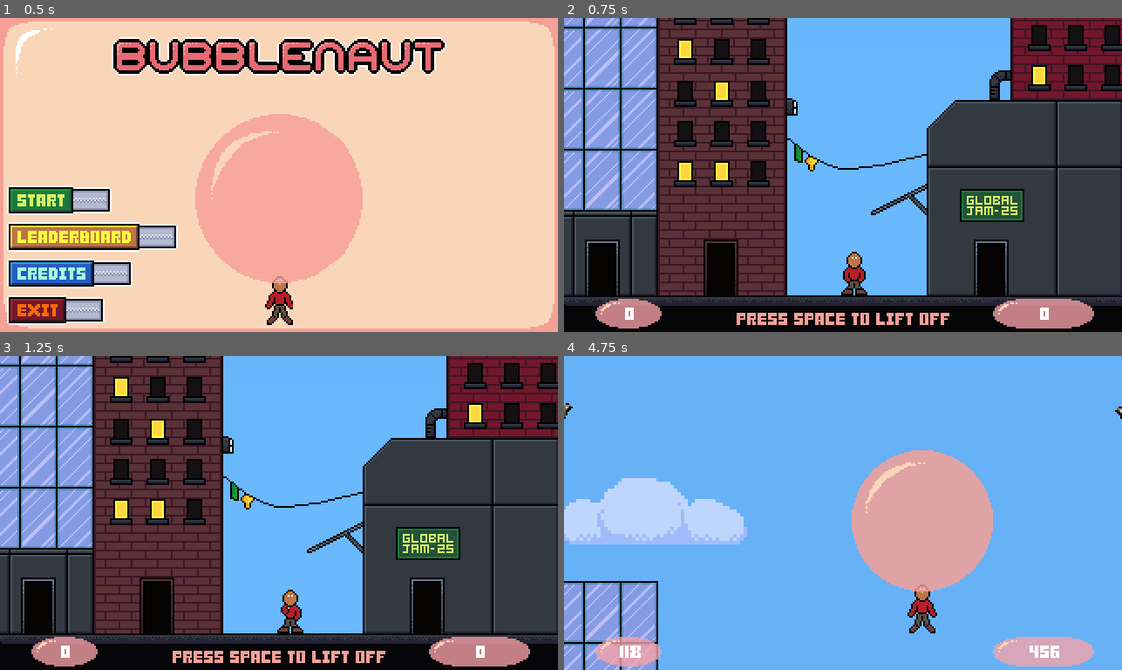
Above: before the commit, frames 1-4 (two rows, left to right).
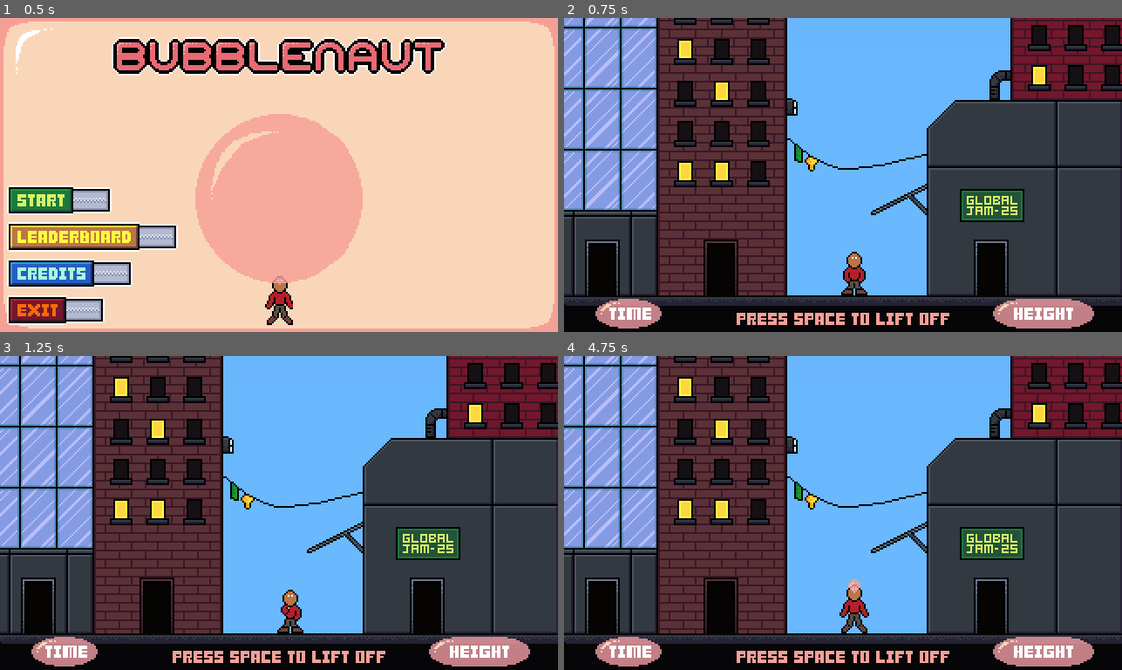
Above: after the commit, the same moments.

Repository: eagle-eye-scouter/GGJ_BubbleBlowing
Game: Godot game, scene res://scenes/main_menu.tscn
The game is run twice, just before and just after one commit, with the same random seed, the same clock (stepped at 60 frames per second) and the same inputs.
Inputs (mouse positions are in pixels of both pictures, inside the frame that each line leads up to):
- Up to frame 1 (0.5 s): no input
- Up to frame 2 (0.75 s): click (658, 200) at 0.5 s
- Up to frame 3 (1.25 s): no input
- Up to frame 4 (4.75 s): tap Enter (ui_accept) at 1.25, 1.52, 2.27, 2.75, 3.77, 4.52 s; hold D (player_right) 1.28-2.03 s; hold Space (player_breath) 1.28-2.03 s; hold S (player_down) 2.03-2.78 s; tap End (sacred_mode) at 2.1, 3.6 s; hold D (player_right) 2.78-3.53 s; hold Space (player_breath) 2.78-3.53 s; hold W (player_up) 3.53-4.28 s; hold A (player_left) from 4.28 s (still down); hold Space (player_breath) from 4.28 s (still down)

Frame 1 is identical in both runs. In frame 2, 0.5% of the frame differs, in the area x 8-92%, y 92-97%; in frame 3, 0.5%; in frame 4, 79%, in the area x 0-100%, y 0-100%.
Error after the commit: Parse Error: Identifier "new_score" not declared in the current scope. (res://scripts/player.gd:163)

Commit message:
Fix victory trigger

Diff:
--- a/scripts/player.gd
+++ b/scripts/player.gd
@@ -29,6 +29,7 @@
 	ALIVE,
 	DEAD,
 	VICTORY,
+	FINISHED,
 }
 
 # Called when the node enters the scene tree for the first time.
@@ -113,7 +114,7 @@
 			sea_level = global_position.y
 		State.ALIVE:
 			timer.start()
-			if state == State.ALIVE or state == State.DEAD:
+			if state == State.ALIVE or state == State.DEAD or state == State.VICTORY:
 				return
 			new_animation = "float"
 		State.DEAD:
@@ -157,8 +158,7 @@
 
 
 func calculate_score(victory: bool):
-	var altitude = abs(global_position.y - sea_level)
-	var new_score
+	var altitude = abs(max_altitude - sea_level)
 	if (victory):
 		new_score = altitude + (altitude * timer.time_left/10)
 	else:
@@ -171,7 +171,7 @@
 
 func victory(egress:Node):
 	_set_state(State.VICTORY)
-	pass
+
 
 func _on_timer_2_timeout() -> void:
 	calculate_score(false)
--- a/scripts/victory_area.gd
+++ b/scripts/victory_area.gd
@@ -15,7 +15,8 @@
 
 
 func _on_body_entered(body:Node2D):
-	var parent = body.get_parent()
-	if parent is Player:
-		parent.victory(victory_point)
+	print(body, " entered the Victory Area!")
+	##var parent = body.get_parent()
+	if body is Player:
+		body.victory(victory_point)
 	pass
